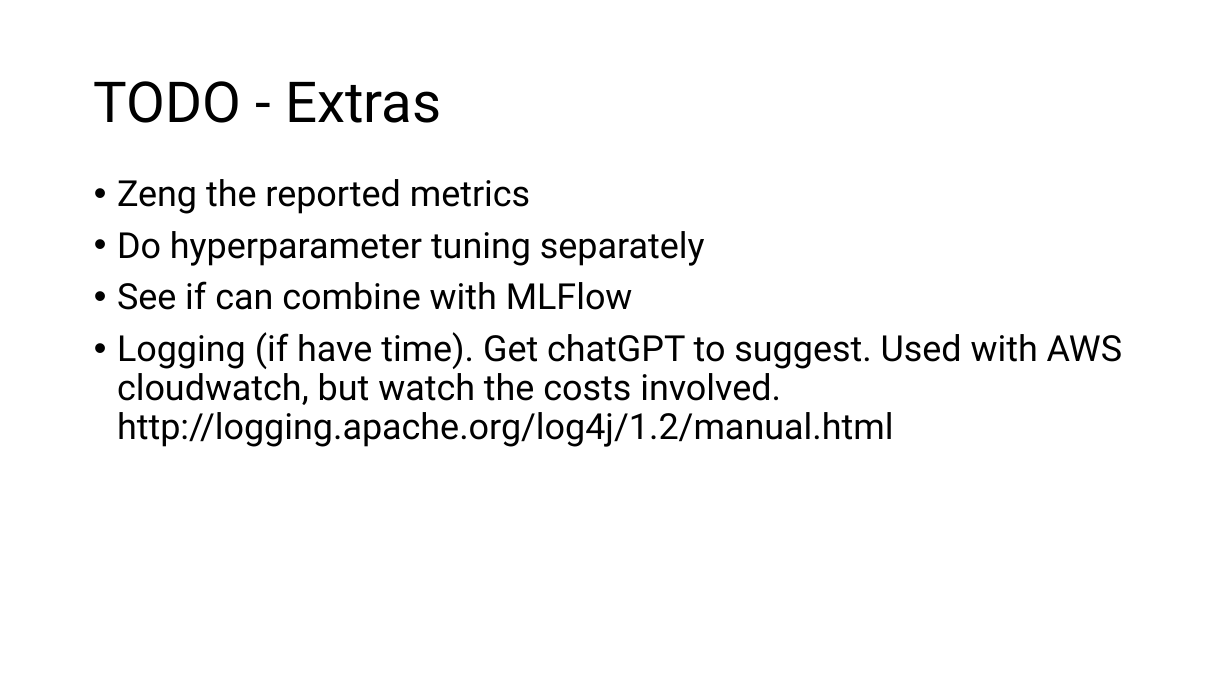
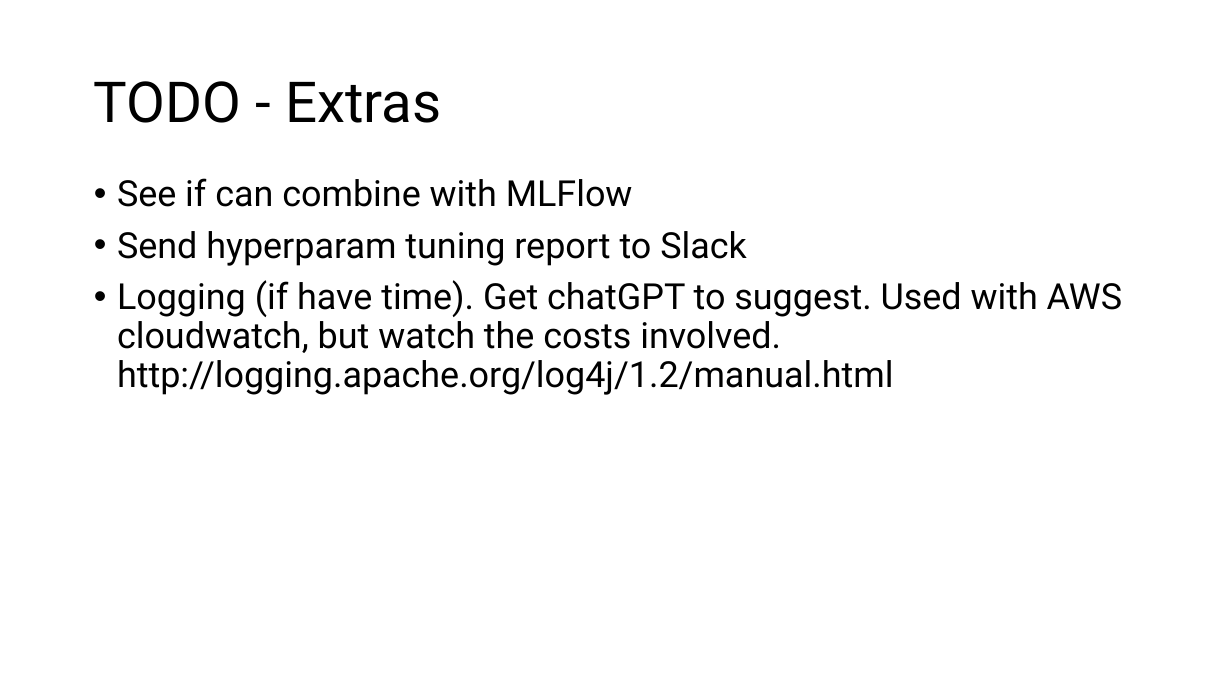
Before and after one commit to ziyu-toh/hdb-resale-prediction, a slide deck: slide 9 of docs/Architecture Overview.pptx. Drawn at 1232x693 pixels with LibreOffice and Linux fonts; fonts in the diff are those of the drawing. Boxes give left, top, right and bottom in pixels: in the first picture for what was removed or moved away, otherwise in the second. Text is boxed around its words. In the diff, an @@ line names an element or a change of style, - is before the commit and + after.

```diff
--- a/docs/Architecture Overview.pptx
+++ b/docs/Architecture Overview.pptx
@@ text at bbox=[117, 179, 705, 266]: paragraphs removed @@
-• Zeng the reported metrics
-• Do hyperparameter tuning separately
@@ text at bbox=[117, 231, 747, 266]: paragraph added @@
+• Send hyperparam tuning report to Slack
```
Also in this commit, not shown: 3 other slides changed, 1 other file.
